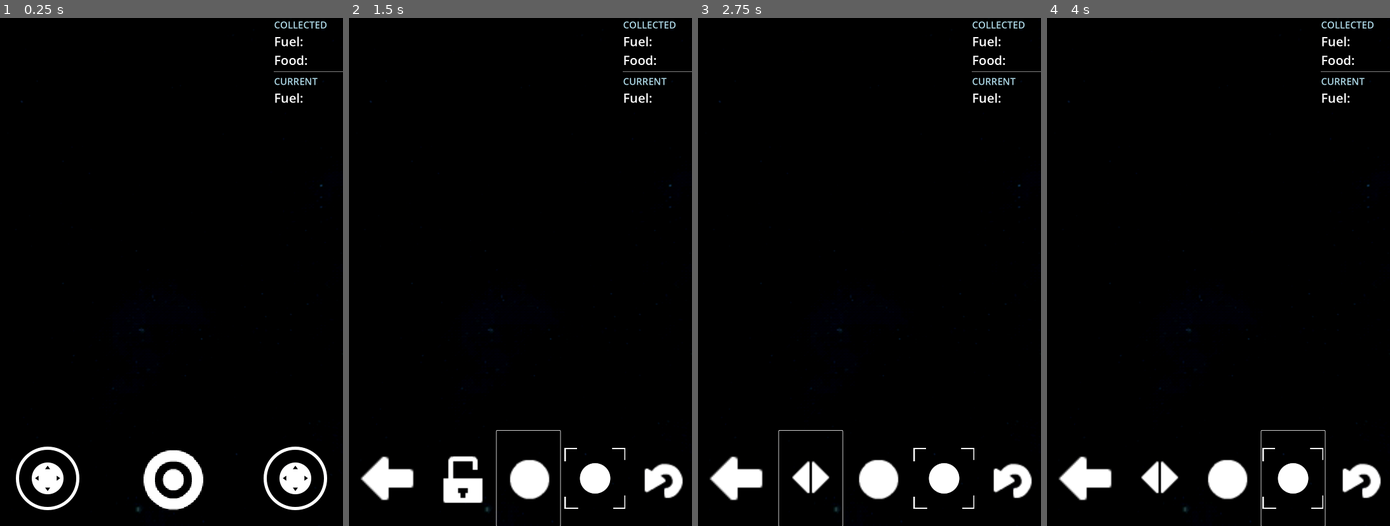
Above: before the commit, frames 1-4 (left to right).
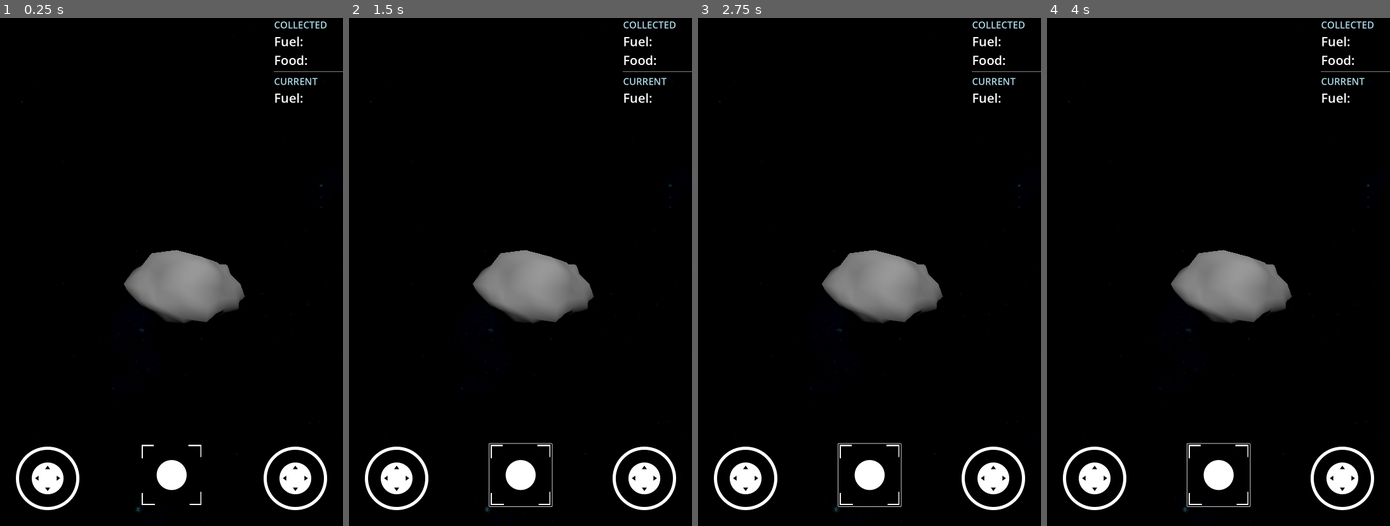
Above: after the commit, the same moments.

Repository: francosorbello/the-deep-end
Game: Godot game, scene res://main.tscn
The game is run twice, just before and just after one commit, with the same random seed, the same clock (stepped at 60 frames per second) and the same inputs.
Inputs (mouse positions are in pixels of both pictures, inside the frame that each line leads up to):
- Up to frame 1 (0.25 s): no input
- Up to frame 2 (1.5 s): click (520, 480) at 0.52 s; click (520, 475) at 1.27 s
- Up to frame 3 (2.75 s): click (811, 480) at 2.02 s
- Up to frame 4 (4 s): click (1225, 480) at 2.77 s; click (1293, 480) at 3.52 s

The runs differ from the first frame. In frame 1, 4.8% of the frame differs, in the area x 36-72%, y 45-97%; in frame 2, 7.4%, in the area x 3-98%, y 45-100%; in frame 3, 7.1%; in frame 4, 7.1%.
Error after the commit: Parse Error: Class "RotationTypeData" hides a global script class. (res://player/rotation_type_data.gd:2)

Commit message:
added asteroid interactable

Diff:
--- /dev/null
+++ b/asteroid/asteroid.gd
@@ -0,0 +1,11 @@
+extends Node3D
+
+var fuel_amount : float = randi_range(30,100)
+var already_interacted = false
+
+func can_interact():
+    return not already_interacted
+
+func interact(_rigid_player : RigidPlayer):
+    ExpeditionManager.current_expedition.add_fuel(fuel_amount)
+    pass
--- /dev/null
+++ b/asteroid/asteroid.tscn
@@ -0,0 +1,20 @@
+[gd_scene load_steps=4 format=3 uid="uid://gvcugplcwm5w"]
+
+[ext_resource type="ArrayMesh" uid="uid://csoyd2nej8xa3" path="res://assets/rocks/rock_c_01.obj" id="1_xwcgh"]
+[ext_resource type="Script" path="res://interactable/interactable.gd" id="2_ix5ep"]
+
+[sub_resource type="SphereShape3D" id="SphereShape3D_vgeqq"]
+radius = 1.84989
+
+[node name="asteroid" type="Node3D"]
+
+[node name="RockC01" type="MeshInstance3D" parent="."]
+mesh = ExtResource("1_xwcgh")
+
+[node name="Area3D" type="Area3D" parent="."]
+
+[node name="CollisionShape3D" type="CollisionShape3D" parent="Area3D"]
+shape = SubResource("SphereShape3D_vgeqq")
+
+[node name="Interactable" type="Node" parent="."]
+script = ExtResource("2_ix5ep")
--- /dev/null
+++ b/expedition/Expedition.tres
@@ -0,0 +1,9 @@
+[gd_resource type="Resource" script_class="Expedition" load_steps=2 format=3 uid="uid://dxlq2fe2ikwx5"]
+
+[ext_resource type="Script" path="res://expedition/expedition.gd" id="1_sguuq"]
+
+[resource]
+script = ExtResource("1_sguuq")
+collected_fuel = 0.0
+collected_food = 0.0
+current_fuel = 0.0
--- /dev/null
+++ b/expedition/ExpeditionManager.gd
@@ -0,0 +1,3 @@
+extends Node
+
+@export var current_expedition : Expedition
--- /dev/null
+++ b/expedition/expedition.gd
@@ -0,0 +1,21 @@
+extends Resource
+class_name Expedition
+@export var collected_fuel : float = 0
+@export var collected_food : float = 0
+@export var current_fuel : float = 0
+
+signal fuel_changed(amount : float)
+signal food_changed(amount : float)
+signal current_fuel_changed(amount : float)
+
+func add_fuel(amount : float):
+    collected_fuel += amount
+    fuel_changed.emit(collected_fuel)
+
+func add_food(amount : float):
+    collected_food += amount
+    food_changed.emit(collected_food)
+
+func set_current_fuel(amount : float):
+    current_fuel = amount
+    current_fuel_changed.emit(current_fuel)
--- /dev/null
+++ b/expedition/expedition_manager.tscn
@@ -0,0 +1,8 @@
+[gd_scene load_steps=3 format=3 uid="uid://cbdpwl12v66l"]
+
+[ext_resource type="Script" path="res://expedition/ExpeditionManager.gd" id="1_bghes"]
+[ext_resource type="Resource" uid="uid://dxlq2fe2ikwx5" path="res://expedition/Expedition.tres" id="2_t7qhe"]
+
+[node name="ExpeditionManager" type="Node"]
+script = ExtResource("1_bghes")
+current_expedition = ExtResource("2_t7qhe")
--- a/interactable/interactable.gd
+++ b/interactable/interactable.gd
@@ -1,9 +1,10 @@
 extends Node
-
+class_name Interactable
 func _ready() -> void:
     add_to_group("interactable")
+
     if not get_parent().has_method("interact"):
-        printerr("Interactable node must have an 'interact' method.")
+        printerr(get_parent().name +" node must have an 'interact' method.")
 
     if not get_parent().has_method("can_interact"):
-        printerr("Interactable node must have a 'can_interact' method.")
+        printerr(get_parent().name +" node must have a 'can_interact' method.")
--- a/main.tscn
+++ b/main.tscn
@@ -1,8 +1,9 @@
-[gd_scene load_steps=7 format=3 uid="uid://6dfaax6b46w2"]
+[gd_scene load_steps=8 format=3 uid="uid://6dfaax6b46w2"]
 
 [ext_resource type="PackedScene" uid="uid://bpr7iidbnil28" path="res://player/rigid_player.tscn" id="1_06qhk"]
 [ext_resource type="Texture2D" uid="uid://cg4siv1tj7ay0" path="res://assets/panorama2.png" id="2_nyyny"]
 [ext_resource type="PackedScene" uid="uid://bjkgawg84pykg" path="res://ui/game_ui.tscn" id="3_swbsb"]
+[ext_resource type="PackedScene" uid="uid://gvcugplcwm5w" path="res://asteroid/asteroid.tscn" id="4_7iy54"]
 
 [sub_resource type="PanoramaSkyMaterial" id="PanoramaSkyMaterial_aw77y"]
 panorama = ExtResource("2_nyyny")
@@ -31,3 +32,6 @@
 
 [node name="DirectionalLight3D" type="DirectionalLight3D" parent="."]
 transform = Transform3D(1, 0, 0, 0, 0.858566, 0.512702, 0, -0.512702, 0.858566, 0, 4.91951, 0)
+
+[node name="asteroid" parent="." instance=ExtResource("4_7iy54")]
+transform = Transform3D(1, 0, 0, 0, 1, 0, 0, 0, 1, 0.370348, 0, -9.61304)
--- a/player/rigid_player.gd
+++ b/player/rigid_player.gd
@@ -1,9 +1,13 @@
 extends RigidBody3D
+class_name RigidPlayer
 var move_vector
 @export var speed : float = 5
 @export var game_ui : GameUI
+@export var current_expedition : Expedition
 
 var rotate_joystick : VirtualJoystick
+
+var current_interactable
 
 func _ready() -> void:
     $PlayerCamera.in_use = true
@@ -20,3 +24,8 @@
 
     if rotate_joystick and rotate_joystick.is_pressed:
         $PlayerCamera.rotate_y(-Vector2.RIGHT.dot(rotate_joystick.output) * _delta)
+
+
+func _on_interact_area_area_entered(area:Area3D) -> void:
+    if area.get_parent().is_in_group("interactable"):
+        current_interactable = area.get_parent()
--- a/player/rigid_player.tscn
+++ b/player/rigid_player.tscn
@@ -17,7 +17,9 @@
 [node name="PlayerCamera" type="Camera3D" parent="."]
 script = ExtResource("2_i1rhi")
 
-[node name="Area3D" type="Area3D" parent="."]
+[node name="InteractArea" type="Area3D" parent="."]
 
-[node name="CollisionShape3D" type="CollisionShape3D" parent="Area3D"]
+[node name="CollisionShape3D" type="CollisionShape3D" parent="InteractArea"]
 shape = SubResource("SphereShape3D_t1lve")
+
+[connection signal="area_entered" from="InteractArea" to="." method="_on_interact_area_area_entered"]
--- a/project.godot
+++ b/project.godot
@@ -18,6 +18,7 @@
 [autoload]
 
 GlobalEventSystem="*res://addons/ftr_tools/global_event_system/global_event_system.gd"
+ExpeditionManager="*res://expedition/expedition_manager.tscn"
 
 [display]
 
--- a/ui/game_ui.gd
+++ b/ui/game_ui.gd
@@ -7,6 +7,9 @@
 
 func get_rotate_joystick() -> VirtualJoystick:
     return $MoveUI.get_node("RotateJoystick")
+
+func get_interact_button() -> Button:
+    return $MoveUI.get_node("InteractButton")
 
 
 func _on_global_event_button_pressed() -> void:
--- a/ui/game_ui.tscn
+++ b/ui/game_ui.tscn
@@ -4,12 +4,12 @@
 [ext_resource type="Script" path="res://ui/game_ui.gd" id="1_jkh7s"]
 [ext_resource type="PackedScene" uid="uid://ctl5bt8juinnq" path="res://ui/global_event_button.tscn" id="1_yrv52"]
 [ext_resource type="PackedScene" uid="uid://bvhm4flqxhlho" path="res://ui/resource_ui.tscn" id="2_2jvwp"]
-[ext_resource type="Texture2D" uid="uid://cpti3c1q6nhpc" path="res://assets/icons/target.png" id="2_wiw33"]
 [ext_resource type="PackedScene" uid="uid://bc6jcxd0jhtlk" path="res://ui/camera_type_button.tscn" id="5_44c6v"]
 [ext_resource type="Texture2D" uid="uid://dxvl2yqvg1lc" path="res://assets/icons/arrowLeft.png" id="5_bxnir"]
 [ext_resource type="Texture2D" uid="uid://buvl5qmqlw1ii" path="res://assets/icons/target_active.png" id="5_w6h7j"]
 [ext_resource type="Texture2D" uid="uid://cn2jc1ujaotbb" path="res://assets/icons/focus.png" id="7_87gkt"]
 [ext_resource type="Texture2D" uid="uid://wdapdqywfgx8" path="res://assets/icons/return.png" id="8_60xls"]
+[ext_resource type="Script" path="res://player/rotation_type_data.gd" id="8_mtfuq"]
 
 [node name="GameUI" type="Control"]
 layout_mode = 3
@@ -49,26 +49,22 @@
 joystick_mode = 1
 use_input_actions = false
 
-[node name="GlobalEventButton" parent="MoveUI" instance=ExtResource("1_yrv52")]
-texture_filter = 1
-custom_minimum_size = Vector2(300, 300)
+[node name="InteractButton" type="Button" parent="MoveUI"]
 layout_mode = 1
 anchors_preset = 7
 anchor_left = 0.5
 anchor_top = 1.0
 anchor_right = 0.5
 anchor_bottom = 1.0
-offset_left = -150.0
-offset_top = -300.0
-offset_right = 150.0
-offset_bottom = 0.0
+offset_left = -98.0
+offset_top = -259.0
+offset_right = 99.0
+offset_bottom = -62.0
 grow_horizontal = 2
 grow_vertical = 0
-icon = ExtResource("2_wiw33")
+icon = ExtResource("7_87gkt")
 flat = true
 icon_alignment = 1
-expand_icon = true
-event = 1
 
 [node name="PhotoUI" type="Control" parent="."]
 visible = false
@@ -104,6 +100,7 @@
 [node name="CameraTypeButton" parent="PhotoUI/HBoxContainer" instance=ExtResource("5_44c6v")]
 custom_minimum_size = Vector2(200, 200)
 layout_mode = 2
+rotation_types = Array[ExtResource("8_mtfuq")]([])
 
 [node name="TakePhoto" type="Button" parent="PhotoUI/HBoxContainer"]
 custom_minimum_size = Vector2(200, 200)
@@ -129,7 +126,6 @@
 icon_alignment = 1
 expand_icon = true
 
-[connection signal="pressed" from="MoveUI/GlobalEventButton" to="." method="_on_global_event_button_pressed"]
 [connection signal="pressed" from="PhotoUI/HBoxContainer/GlobalEventButton" to="." method="_on_move_activated"]
 [connection signal="changed_rotation_type" from="PhotoUI/HBoxContainer/CameraTypeButton" to="." method="_on_camera_type_button_changed_rotation_type"]
 [connection signal="pressed" from="PhotoUI/HBoxContainer/Stabilize" to="." method="_on_stabilize_pressed"]
--- a/ui/resource_ui.gd
+++ b/ui/resource_ui.gd
@@ -1,4 +1,10 @@
 extends Control
+
+func _ready() -> void:
+    var current_expedition = ExpeditionManager.current_expedition as Expedition
+    current_expedition.fuel_changed.connect(update_fuel)
+    current_expedition.food_changed.connect(update_food)
+    current_expedition.current_fuel_changed.connect(update_current_fuel)
 
 func update_fuel(value : float):
     $Container/Fuel/Value.text = str(value)
